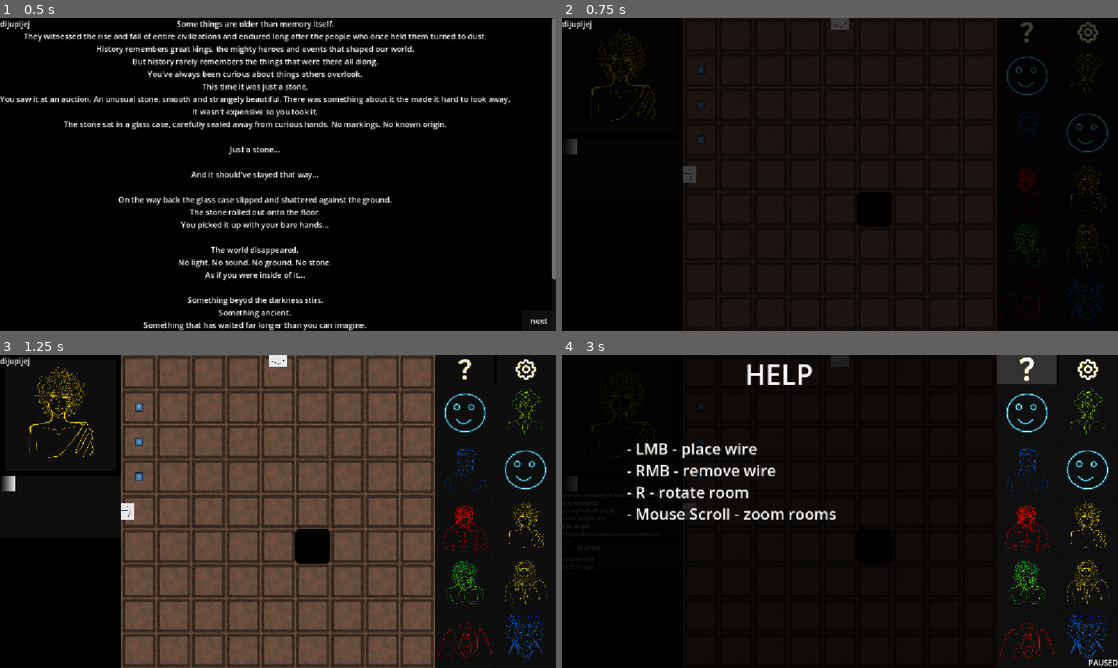
Above: before the commit, frames 1-4 (two rows, left to right).
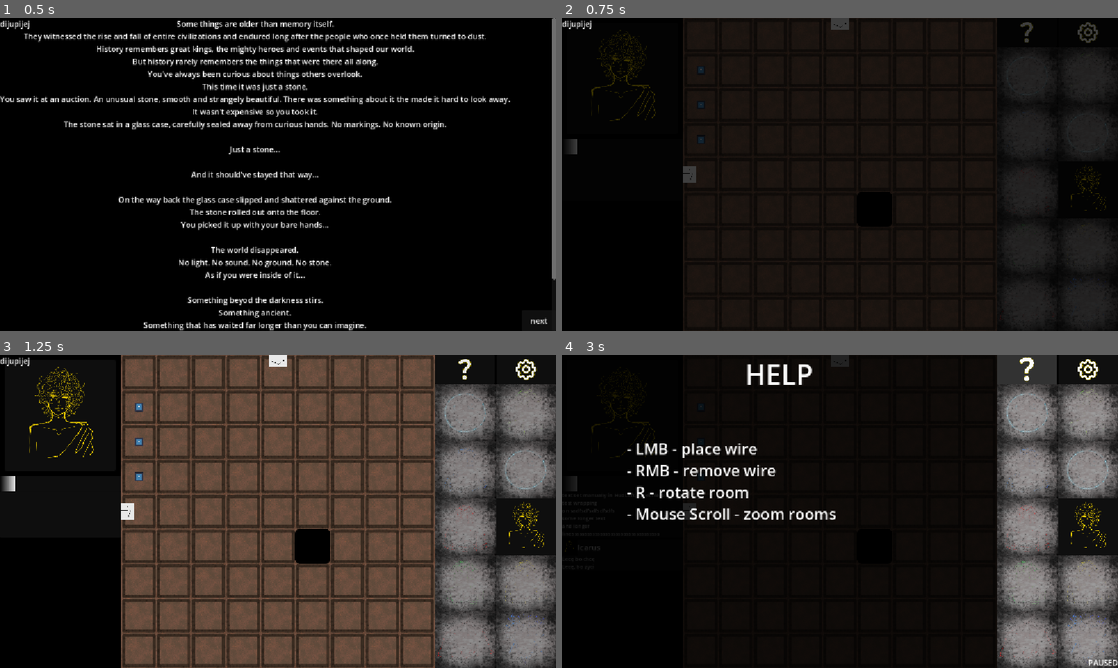
Above: after the commit, the same moments.

Repository: Wallted/ldjam-60
Game: Godot game, scene res://main.tscn
The game is run twice, just before and just after one commit, with the same random seed, the same clock (stepped at 60 frames per second) and the same inputs. The engine's default icon, where the game draws it, is replaced by a stand-in: a white triangle on a blue panel in a dark square.
Inputs (mouse positions are in pixels of both pictures, inside the frame that each line leads up to):
- Up to frame 1 (0.5 s): no input
- Up to frame 2 (0.75 s): click "next" at 0.5 s
- Up to frame 3 (1.25 s): no input
- Up to frame 4 (3 s): move the mouse to (962, 495) at 1.27 s; hold W 1.28-2.03 s; tap R (rotate) at 1.35 s; click (962, 495) at 1.42 s; move the mouse to (578, 408) at 2.02 s; tap T at 2.1 s; click (578, 408) at 2.17 s; click (1029, 370) at 2.75 s

Frame 1 is identical in both runs. In frame 2, 7.9% of the frame differs, in the area x 79-100%, y 10-100%; in frame 3, 17%; in frame 4, 17%, in the area x 78-100%, y 9-100%.

Commit message:
[feature] undiscovered are covered in dust (#62)
* [feature] undiscovered are covered in dust

* [cleanup] remove print statements

Diff:
--- a/HUD/hud_left.gd
+++ b/HUD/hud_left.gd
@@ -106,3 +106,4 @@
 func _on_game_level_changed(person_type: Enums.PersonType) -> void:
 	var resource = ResourceManagier.get_resource(person_type)
 	current_level_person.resource = resource
+	current_level_person.resource.is_discovered = true
--- a/HUD/hud_left.tscn
+++ b/HUD/hud_left.tscn
@@ -49,6 +49,5 @@
 offset_transform_enabled = true
 offset_transform_position = Vector2(0, 10)
 preview_only = true
-type = 4
 
 [node name="MessageTimers" type="Node" parent="." unique_id=1737944118]
--- a/HUD/hud_right.gd
+++ b/HUD/hud_right.gd
@@ -32,13 +32,18 @@
 	for person in grid_container.get_children():
 		person = person as Person
 		if person.is_talking():
-			print('> ', person)
 			person.set_idle()
 
 
 func _on_game_room_powered_changed(person_type: Enums.PersonType, powered: bool) -> void:
-	print('test')
 	for person in grid_container.get_children():
 		person = person as Person
 		if person.type == person_type:
 			person.is_solved = powered
+
+
+func _on_game_level_changed(person_type: Enums.PersonType) -> void:
+	for person in grid_container.get_children():
+		person = person as Person
+		if person.type == person_type:
+			person.is_discovered = true
--- a/HUD/hud_right.tscn
+++ b/HUD/hud_right.tscn
@@ -111,6 +111,7 @@
 
 [node name="Icarus" parent="GridContainer" unique_id=451458892 instance=ExtResource("2_ccku2")]
 layout_mode = 2
+is_discovered = true
 
 [node name="Sisyphus" parent="GridContainer" unique_id=1644210309 instance=ExtResource("2_ccku2")]
 layout_mode = 2
--- a/HUD/person.gd
+++ b/HUD/person.gd
@@ -7,8 +7,16 @@
 		resource = value
 		person_name = resource.person_name
 		avatar = resource.avatar
+		is_discovered = resource.is_discovered
 		self.status = self.status
+
 @export var preview_only: bool = false
+@export var is_discovered: bool = false:
+	set(value):
+		resource.is_discovered = value
+		is_discovered = value
+		if is_discovered and undiscovered_indicator != null:
+			undiscovered_indicator.hide()
 @export var status: PersonStatus = PersonStatus.ASLEEP:
 	set(value):
 		status = value
@@ -27,11 +35,13 @@
 		return resource.is_solved
 	set(value):
 		resource.is_solved = value
-		solved_indicator.visible = resource.is_solved
+		if solved_indicator:
+			solved_indicator.visible = resource.is_solved
 
 @onready var current_state: TextureRect = %CurrentState
 @onready var talking_indicator: PanelContainer = %TalkingIndicator
 @onready var solved_indicator: PanelContainer = %SolvedIndicator
+@onready var undiscovered_indicator: PanelContainer = %UndiscoveredIndicator
 
 enum PersonStatus {
 	ASLEEP,
@@ -47,6 +57,9 @@
 	person_name = resource.person_name
 	avatar = resource.avatar
 	self.status = status  # refresh status when it's available
+	if preview_only or is_discovered:
+		undiscovered_indicator.hide()
+
 
 
 func set_asleep() -> void:
--- a/HUD/person.tscn
+++ b/HUD/person.tscn
@@ -4,6 +4,7 @@
 [ext_resource type="Resource" uid="uid://7wh55wb1dohc" path="res://assets/persons/icarus.tres" id="2_c5fji"]
 [ext_resource type="Texture2D" uid="uid://by4p2wcb2s7wk" path="res://HUD/img/icarus_asleep.png" id="3_yuk71"]
 [ext_resource type="Shader" uid="uid://k4k2cfutj07s" path="res://HUD/person.gdshader" id="4_w2xfa"]
+[ext_resource type="Texture2D" uid="uid://5syfkxa1gugr" path="res://assets/tiles/dust_tile.png" id="5_r73l3"]
 
 [sub_resource type="ShaderMaterial" id="ShaderMaterial_wxnko"]
 shader = ExtResource("4_w2xfa")
@@ -14,6 +15,11 @@
 shader = ExtResource("4_w2xfa")
 shader_parameter/rgb = Color(0.4896952, 0.8863129, 0.99440056, 1)
 shader_parameter/pulse_enabled = 1.0
+
+[sub_resource type="StyleBoxFlat" id="StyleBoxFlat_a23f0"]
+bg_color = Color(0.6, 0.6, 0.6, 0)
+draw_center = false
+border_color = Color(0.8, 0.8, 0.8, 0)
 
 [node name="PersonAvatar" type="PanelContainer" unique_id=152484833]
 offset_right = 110.0
@@ -46,3 +52,13 @@
 material = SubResource("ShaderMaterial_w2xfa")
 custom_minimum_size = Vector2(90, 90)
 layout_mode = 2
+
+[node name="UndiscoveredIndicator" type="PanelContainer" parent="MarginContainer" unique_id=1678280011]
+unique_name_in_owner = true
+layout_mode = 2
+theme_override_styles/panel = SubResource("StyleBoxFlat_a23f0")
+
+[node name="DustTexture" type="TextureRect" parent="MarginContainer/UndiscoveredIndicator" unique_id=1715116344]
+layout_mode = 2
+texture = ExtResource("5_r73l3")
+expand_mode = 1
--- a/assets/persons/icarus.tres
+++ b/assets/persons/icarus.tres
@@ -43,3 +43,4 @@
 person_type = 4
 entry_messages = Array[ExtResource("4_6tgb8")]([SubResource("Resource_6tgb8"), SubResource("Resource_cfaak"), SubResource("Resource_7vqlv"), SubResource("Resource_pl6e5"), SubResource("Resource_ttjuj"), SubResource("Resource_xevba")])
 avatar = SubResource("Resource_yuk71")
+is_discovered = true
--- a/assets/persons/person_resource.gd
+++ b/assets/persons/person_resource.gd
@@ -14,3 +14,4 @@
 @export var entry_message_audio: AudioStream
 @export var entry_message_audio_played: bool = false
 @export var is_solved: bool = false
+@export var is_discovered: bool = false
--- a/game/room_manager.gd
+++ b/game/room_manager.gd
@@ -45,6 +45,7 @@
 	GameState.set_state(GameState.State.ACTION_FREE)
 
 	focus_on_room_action(room_list[0], false)
+
 	for room in room_list:
 		room.update_parent()
 
--- a/main.tscn
+++ b/main.tscn
@@ -206,6 +206,7 @@
 bus = &"SFXBus"
 
 [connection signal="level_changed" from="Game" to="CanvasLayer/HUD/HUDLeft" method="_on_game_level_changed"]
+[connection signal="level_changed" from="Game" to="CanvasLayer/HUD/HUDRight" method="_on_game_level_changed"]
 [connection signal="room_powered_changed" from="Game" to="CanvasLayer/HUD/HUDRight" method="_on_game_room_powered_changed"]
 [connection signal="mouse_entered" from="CanvasLayer/HUD/HUDGame" to="Game" method="_on_hud_game_mouse_entered"]
 [connection signal="mouse_exited" from="CanvasLayer/HUD/HUDGame" to="Game" method="_on_hud_game_mouse_exited"]
Binary file added: assets/tiles/dust_tile.png
Not shown, added: assets/tiles/dust_tile.png.import
Not shown, added: assets/tiles/dust_tile.png~
